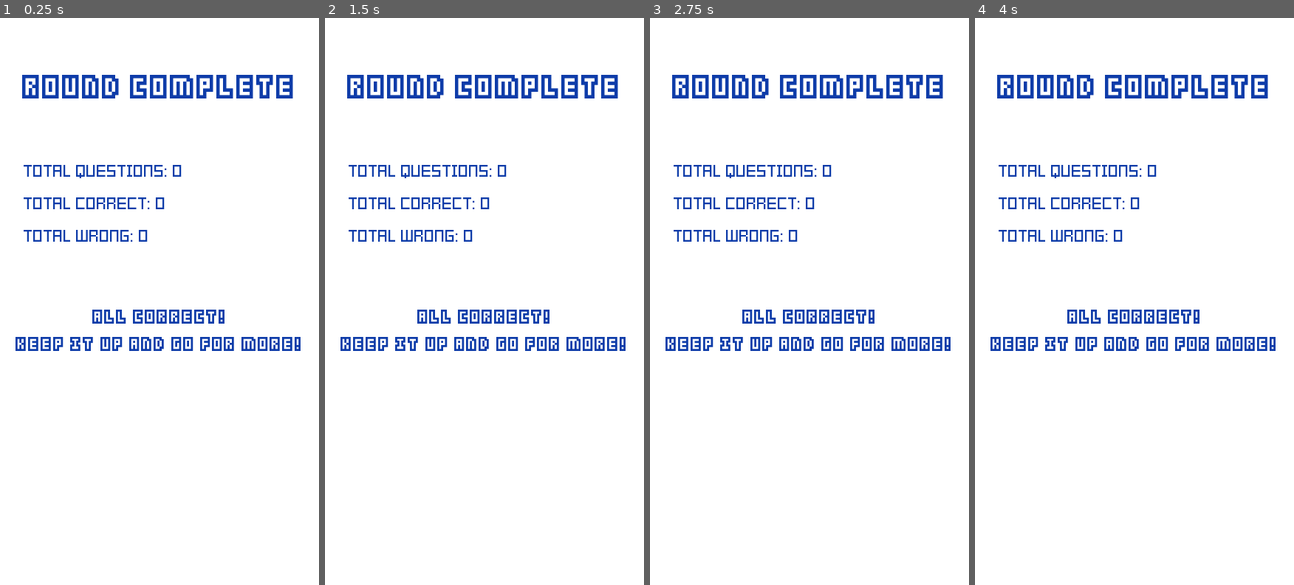
Above: before the commit, frames 1-4 (left to right).
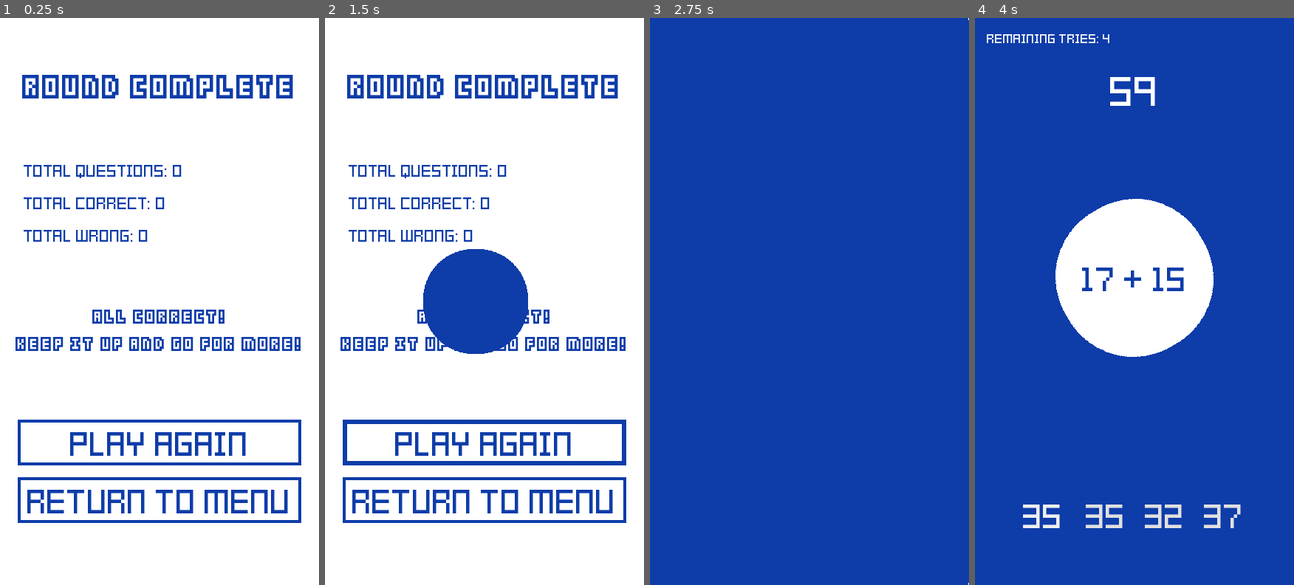
Above: after the commit, the same moments.

Repository: msanatan/Approximately
Game: Godot game, scene res://Scenes/GameOver.tscn
The game is run twice, just before and just after one commit, with the same random seed, the same clock (stepped at 60 frames per second) and the same inputs. The project has no main scene, so this scene is started directly.
Inputs (mouse positions are in pixels of both pictures, inside the frame that each line leads up to):
- Up to frame 1 (0.25 s): no input
- Up to frame 2 (1.5 s): click (484, 499) at 0.5 s, where only the run after the commit has a clickable "Return to Menu"; click (484, 443) at 1.25 s, where only the run after the commit has a clickable "Play Again"
- Up to frame 3 (2.75 s): click (809, 443) at 2 s, where only the run after the commit has a clickable "Play Again"
- Up to frame 4 (4 s): click (1134, 443) at 2.75 s, where only the run after the commit has a clickable "Play Again"; click (1041, 516) at 3.5 s, where only the run after the commit has a clickable "35"

The runs differ from the first frame. In frame 1, 4.6% of the frame differs, in the area x 5-95%, y 70-90%; in frame 2, 9.5%; in frame 3, 96%, in the area x 0-100%, y 0-100%; in frame 4, 87%.

Commit message:
Add a nice message at the end of the game and a button to play again
The loop is more or less complete, will add a main menu scene

Diff:
--- /dev/null
+++ b/Assets/Resources/ButtonFont.tres
@@ -0,0 +1,8 @@
+[gd_resource type="DynamicFont" load_steps=2 format=2]
+
+[sub_resource type="DynamicFontData" id=1]
+font_path = "res://Assets/Fonts/Kenney Pixel Square.ttf"
+
+[resource]
+size = 36
+font_data = SubResource( 1 )
--- /dev/null
+++ b/Assets/Resources/MenuButtonNormalStyleBox.tres
@@ -0,0 +1,10 @@
+[gd_resource type="StyleBoxFlat" format=2]
+
+[resource]
+bg_color = Color( 1, 1, 1, 1 )
+border_width_left = 4
+border_width_top = 4
+border_width_right = 4
+border_width_bottom = 4
+border_color = Color( 0.0588235, 0.239216, 0.666667, 1 )
+shadow_color = Color( 0, 0, 0, 0 )
--- a/Scenes/Game/Answers.tscn
+++ b/Scenes/Game/Answers.tscn
@@ -1,13 +1,7 @@
-[gd_scene load_steps=9 format=2]
+[gd_scene load_steps=8 format=2]
 
 [ext_resource path="res://Scripts/Game/Answers.gd" type="Script" id=1]
-
-[sub_resource type="DynamicFontData" id=1]
-font_path = "res://Assets/Fonts/Kenney Pixel Square.ttf"
-
-[sub_resource type="DynamicFont" id=2]
-size = 36
-font_data = SubResource( 1 )
+[ext_resource path="res://Assets/Resources/ButtonFont.tres" type="DynamicFont" id=2]
 
 [sub_resource type="StyleBoxEmpty" id=4]
 
@@ -27,7 +21,7 @@
 margin_left = 64.0
 margin_right = 120.0
 margin_bottom = 66.0
-custom_fonts/font = SubResource( 2 )
+custom_fonts/font = ExtResource( 2 )
 custom_styles/hover = SubResource( 4 )
 custom_styles/pressed = SubResource( 5 )
 custom_styles/focus = SubResource( 6 )
@@ -42,7 +36,7 @@
 margin_left = 144.0
 margin_right = 210.0
 margin_bottom = 66.0
-custom_fonts/font = SubResource( 2 )
+custom_fonts/font = ExtResource( 2 )
 custom_styles/hover = SubResource( 4 )
 custom_styles/pressed = SubResource( 5 )
 custom_styles/focus = SubResource( 6 )
@@ -54,7 +48,7 @@
 margin_left = 224.0
 margin_right = 290.0
 margin_bottom = 66.0
-custom_fonts/font = SubResource( 2 )
+custom_fonts/font = ExtResource( 2 )
 custom_styles/hover = SubResource( 4 )
 custom_styles/pressed = SubResource( 5 )
 custom_styles/focus = SubResource( 6 )
@@ -66,7 +60,7 @@
 margin_left = 304.0
 margin_right = 370.0
 margin_bottom = 66.0
-custom_fonts/font = SubResource( 2 )
+custom_fonts/font = ExtResource( 2 )
 custom_styles/hover = SubResource( 4 )
 custom_styles/pressed = SubResource( 5 )
 custom_styles/focus = SubResource( 6 )
--- a/Scenes/GameOver.tscn
+++ b/Scenes/GameOver.tscn
@@ -1,8 +1,11 @@
-[gd_scene load_steps=7 format=2]
+[gd_scene load_steps=14 format=2]
 
 [ext_resource path="res://Assets/Resources/TitleFont.tres" type="DynamicFont" id=1]
 [ext_resource path="res://Scripts/GameOver.gd" type="Script" id=2]
 [ext_resource path="res://Assets/Fonts/Kenney Blocks.ttf" type="DynamicFontData" id=3]
+[ext_resource path="res://Assets/Resources/ButtonFont.tres" type="DynamicFont" id=4]
+[ext_resource path="res://Assets/Resources/MenuButtonNormalStyleBox.tres" type="StyleBox" id=5]
+[ext_resource path="res://Scenes/Game/GameOverTransition.tscn" type="PackedScene" id=6]
 
 [sub_resource type="DynamicFontData" id=1]
 font_path = "res://Assets/Fonts/Kenney Pixel Square.ttf"
@@ -14,6 +17,21 @@
 [sub_resource type="DynamicFont" id=3]
 size = 22
 font_data = ExtResource( 3 )
+
+[sub_resource type="StyleBoxFlat" id=11]
+bg_color = Color( 1, 1, 1, 1 )
+border_width_left = 6
+border_width_top = 6
+border_width_right = 6
+border_width_bottom = 6
+border_color = Color( 0.0588235, 0.239216, 0.666667, 1 )
+
+[sub_resource type="StyleBoxFlat" id=10]
+bg_color = Color( 0.0588235, 0.239216, 0.666667, 1 )
+
+[sub_resource type="StyleBoxEmpty" id=8]
+
+[sub_resource type="StyleBoxEmpty" id=7]
 
 [node name="GameOver" type="Node2D"]
 script = ExtResource( 2 )
@@ -99,3 +117,55 @@
 __meta__ = {
 "_edit_use_anchors_": false
 }
+
+[node name="ButtonsContainer" type="VBoxContainer" parent="."]
+anchor_left = 0.5
+anchor_top = 1.0
+anchor_right = 0.5
+anchor_bottom = 1.0
+margin_left = 24.0
+margin_top = 544.0
+margin_right = 408.0
+margin_bottom = 672.0
+custom_constants/separation = 16
+__meta__ = {
+"_edit_use_anchors_": false
+}
+
+[node name="ReplayButton" type="Button" parent="ButtonsContainer"]
+margin_right = 384.0
+margin_bottom = 62.0
+custom_colors/font_color_disabled = Color( 0.0588235, 0.239216, 0.666667, 1 )
+custom_colors/font_color_focus = Color( 0.0588235, 0.239216, 0.666667, 1 )
+custom_colors/font_color = Color( 0.0588235, 0.239216, 0.666667, 1 )
+custom_colors/font_color_hover = Color( 0.0588235, 0.239216, 0.666667, 1 )
+custom_colors/font_color_pressed = Color( 1, 1, 1, 1 )
+custom_fonts/font = ExtResource( 4 )
+custom_styles/hover = SubResource( 11 )
+custom_styles/pressed = SubResource( 10 )
+custom_styles/focus = SubResource( 8 )
+custom_styles/disabled = SubResource( 7 )
+custom_styles/normal = ExtResource( 5 )
+text = "Play Again"
+
+[node name="MainMenuButton" type="Button" parent="ButtonsContainer"]
+margin_top = 78.0
+margin_right = 384.0
+margin_bottom = 140.0
+custom_colors/font_color_disabled = Color( 0.0588235, 0.239216, 0.666667, 1 )
+custom_colors/font_color_focus = Color( 0.0588235, 0.239216, 0.666667, 1 )
+custom_colors/font_color = Color( 0.0588235, 0.239216, 0.666667, 1 )
+custom_colors/font_color_hover = Color( 0.0588235, 0.239216, 0.666667, 1 )
+custom_colors/font_color_pressed = Color( 1, 1, 1, 1 )
+custom_fonts/font = ExtResource( 4 )
+custom_styles/hover = SubResource( 11 )
+custom_styles/pressed = SubResource( 10 )
+custom_styles/focus = SubResource( 8 )
+custom_styles/disabled = SubResource( 7 )
+custom_styles/normal = ExtResource( 5 )
+text = "Return to Menu"
+
+[node name="GameOverTransition" parent="." instance=ExtResource( 6 )]
+
+[connection signal="pressed" from="ButtonsContainer/ReplayButton" to="." method="_on_ReplayButton_pressed"]
+[connection signal="transition_finished" from="GameOverTransition" to="." method="_on_GameOverTransition_transition_finished"]
--- a/Scripts/Game.gd
+++ b/Scripts/Game.gd
@@ -75,4 +75,4 @@
 
 
 func _on_GameOverTransition_transition_finished():
-	get_tree().change_scene('res://Scenes/GameOver.tscn')
+    get_tree().change_scene('res://Scenes/GameOver.tscn')
--- a/Scripts/GameOver.gd
+++ b/Scripts/GameOver.gd
@@ -5,9 +5,9 @@
     $StatsContainer/TotalCorrectLabel.text = 'Total Correct: ' + str(Global.total_correct)
     $StatsContainer/TotalWrongLabel.text = 'Total Wrong: ' + str(Global.total_wrong)
 
-    if Global.total_correct == Global.total_questions and Global.total_questions >= 10:
+    if Global.total_wrong == 0 and Global.total_questions >= 10:
         $ResultsMessageLabel.text = "You're acing it!\nKeep up the good work!"
-    elif Global.total_correct == Global.total_questions and Global.total_questions < 10:
+    elif Global.total_wrong == 0 and Global.total_questions < 10:
         $ResultsMessageLabel.text = "All correct!\nKeep it up and go for more!"
     elif Global.total_correct >= Global.total_wrong and Global.total_questions >= 10:
         $ResultsMessageLabel.text = "Keep it up!\nYou're doing well, just take your time!"
@@ -15,3 +15,14 @@
         $ResultsMessageLabel.text = "You're on the right path!\nTry to focus on accuracy!"
     elif Global.total_correct < Global.total_wrong:
         $ResultsMessageLabel.text = "Don't give up!\nIt's all about practice, you got this!"
+
+
+func _on_ReplayButton_pressed():
+    Global.total_questions = 0
+    Global.total_correct = 0
+    Global.total_wrong = 0
+    $GameOverTransition.transition_start('#0f3daa')
+
+
+func _on_GameOverTransition_transition_finished():
+    get_tree().change_scene('res://Scenes/Game.tscn')
